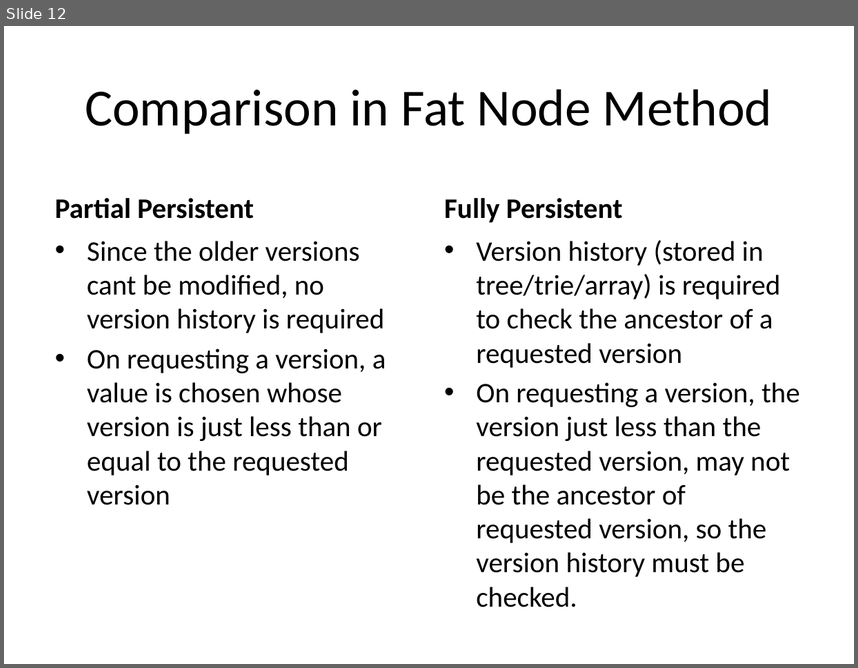
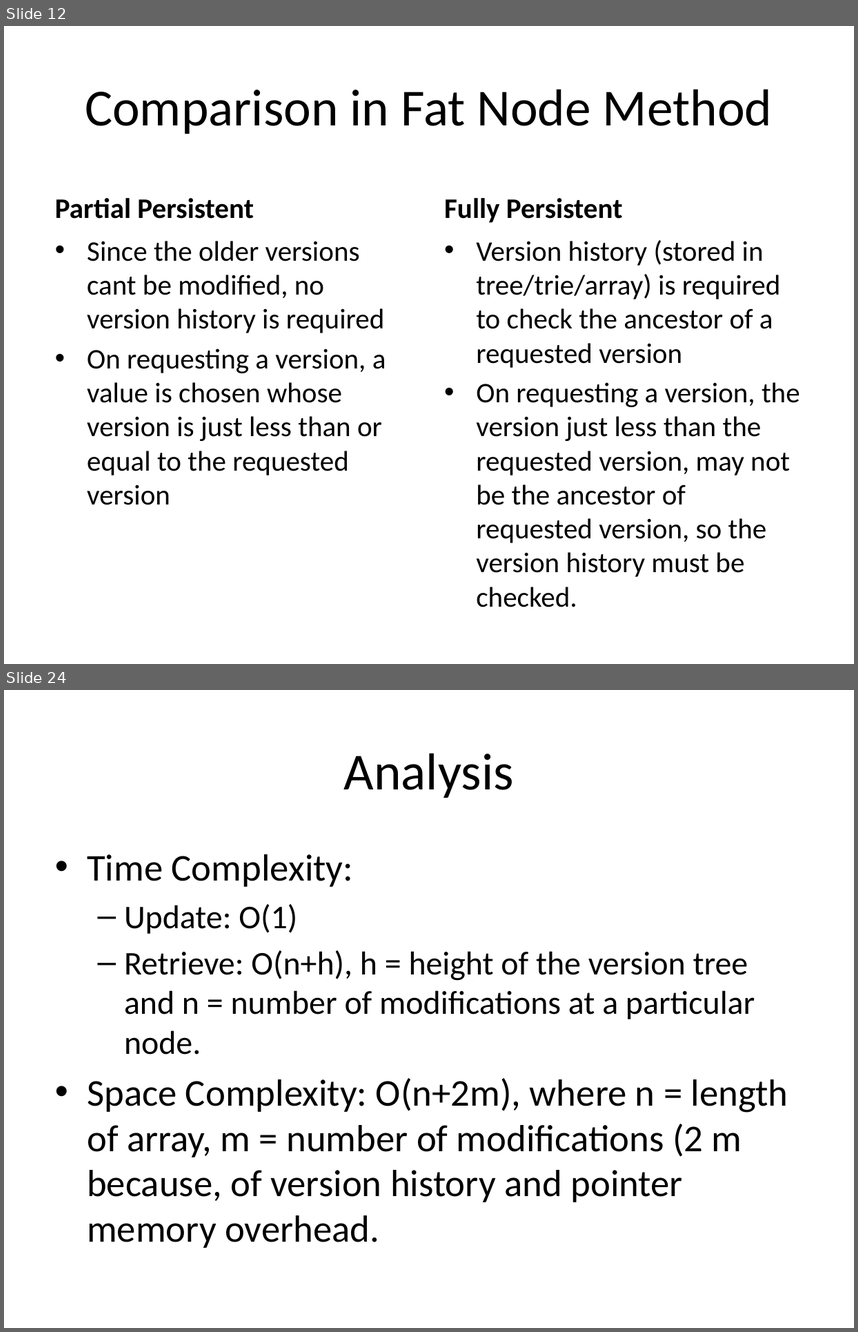
Before and after one commit to SirArthur7/PersistantDataStructure, a slide deck: Kanko/Persistent Array.pptx. Shown one above the other, each under a label of ours: slide 12 before the commit, slides 12 and 24 after it; the slides between them are not shown. The pictures are 858x668 and 858x1332 pixels, drawn with LibreOffice and Linux fonts; fonts in the diff are those of the drawing. Boxes give left, top, right and bottom in pixels: in the first picture for what was removed or moved away, otherwise in the second. Text is boxed around its words. In the diff, an @@ line names an element or a change of style, - is before the commit and + after.

```diff
--- a/Kanko/Persistent Array.pptx
+++ b/Kanko/Persistent Array.pptx
@@ slide 24 added at <box>4,690,854,1328</box>, background #FFFFFF @@
@@ title added at <box>344,753,514,798</box>, 44 pt, text #000000 @@
+Analysis
@@ text added at <box>87,854,789,1248</box>, 32 pt, text #000000 @@
+• Time Complexity:
+  – Update: O(1)
+  – Retrieve: O(n+h), h = height of the version tree and n = number of modifications at a particular node.
+• Space Complexity: O(n+2m), where n = length of array, m = number of modifications (2 m because, of version history and pointer memory overhead.
```
Also in this commit, not shown: 6 slides changed, 5 other slides added.
